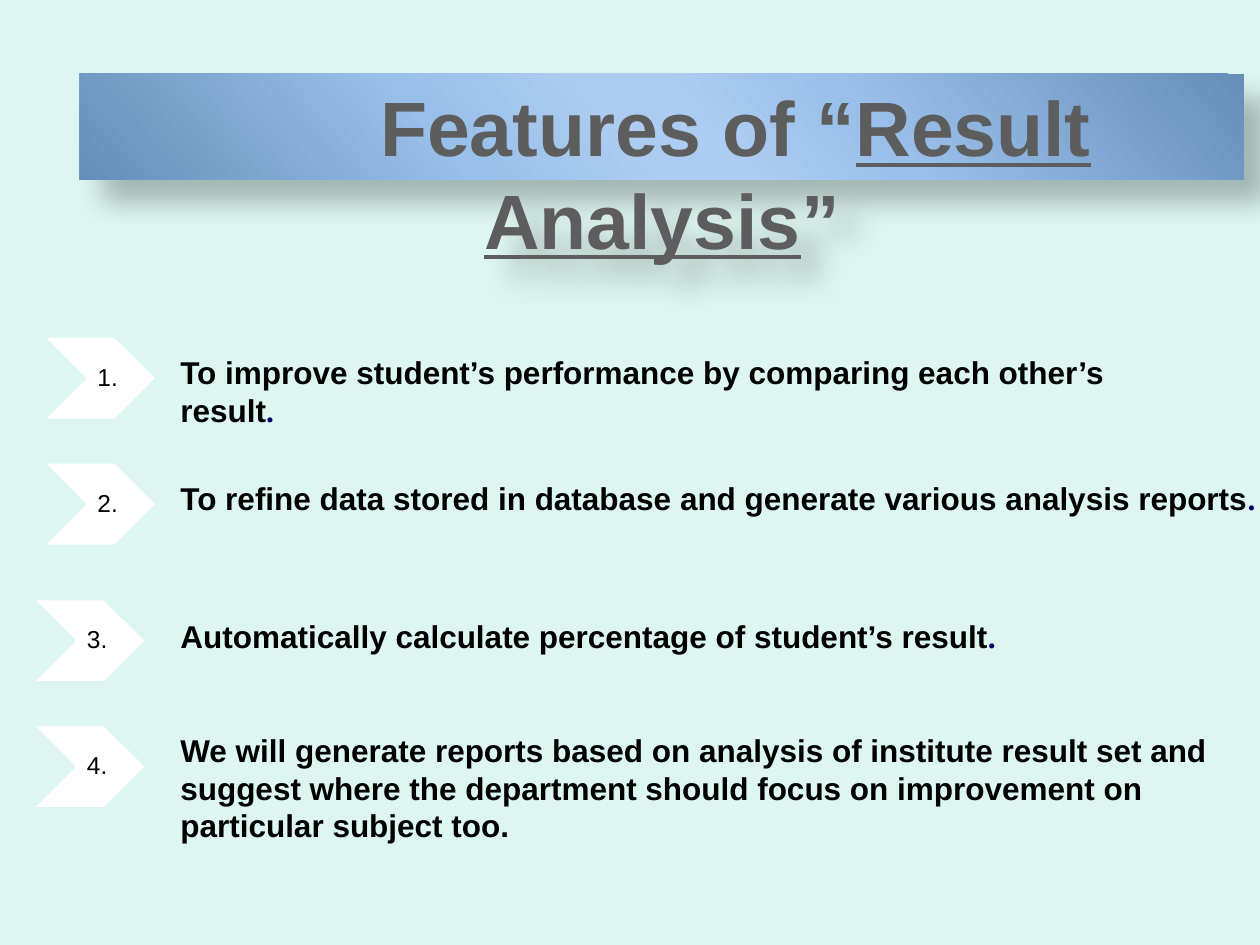
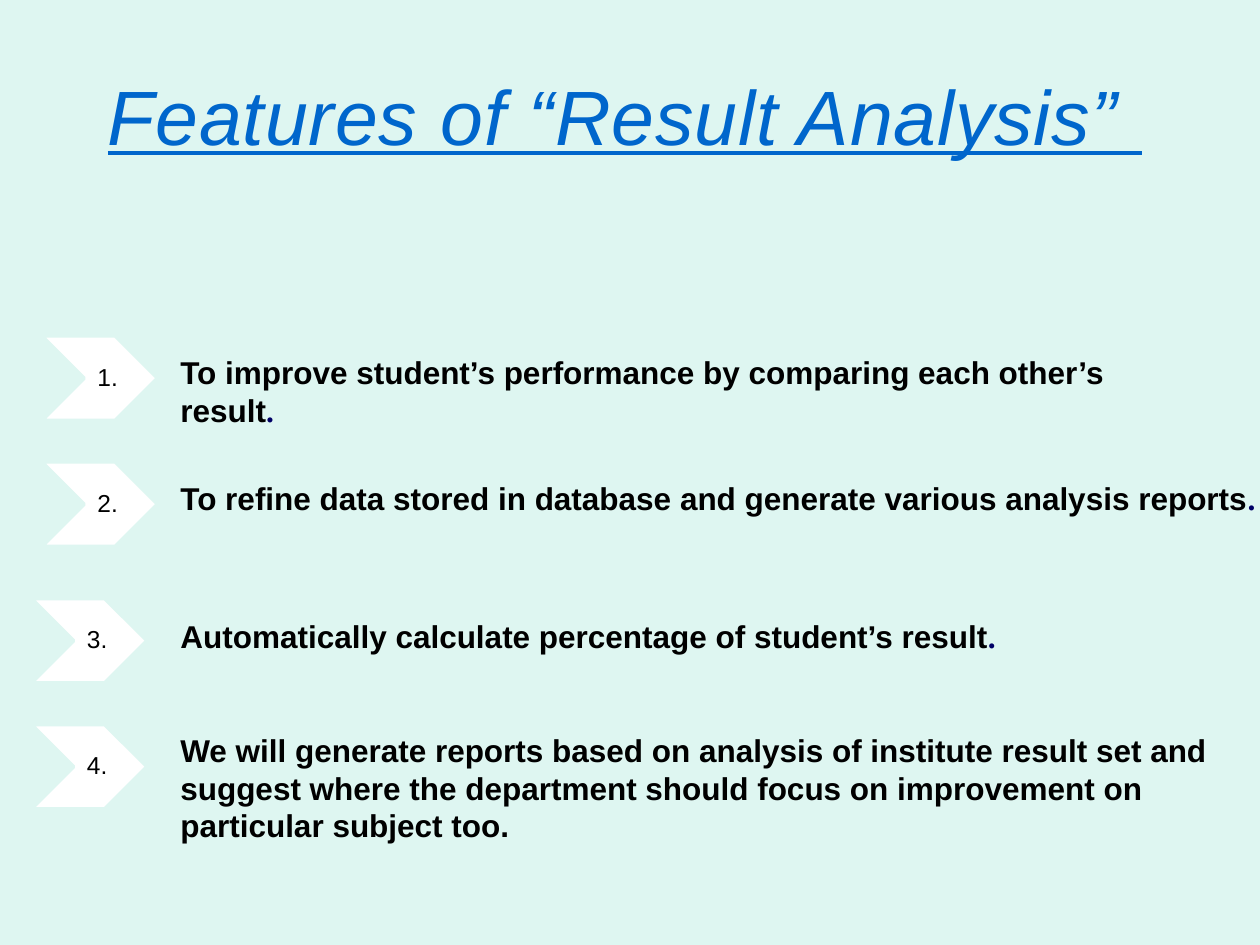
Before and after one commit to saurabhshukla123/Work, a slide deck: slide 18 of resultanalysis presentation/resultAnalysis.pptx (slide 17 before the commit). Drawn at 1260x945 pixels with LibreOffice and Linux fonts; fonts in the diff are those of the drawing; background and template pictures are left out. Boxes give left, top, right and bottom in pixels: in the first picture for what was removed or moved away, otherwise in the second. Text is boxed around its words. In the diff, an @@ line names an element or a change of style, - is before the commit and + after.

```diff
--- a/resultanalysis presentation/resultAnalysis.pptx
+++ b/resultanalysis presentation/resultAnalysis.pptx
@@ text "Features of “Result Analysis”": place and size @@
-text "Features of “Result Analysis”" at [81,73,1245,179]
+text "Features of “Result Analysis”" at [108,89,1117,159]
@@ text "Features of “Result Analysis”" at [108,89,1117,159]: text colour gradient #979797 to #5E5E5E to #0066CC, letter spacing 0 to 0.5 pt, bold off, italic on; underline on in "Features of “Result Analysis”"; fill gradient #668FB9 to #99C0EA to #AECDF2 to #9AC0EB to none; shadow off @@
```
Also in this commit, not shown: 3 other slides changed, 4 slides added, 1 slide removed.
